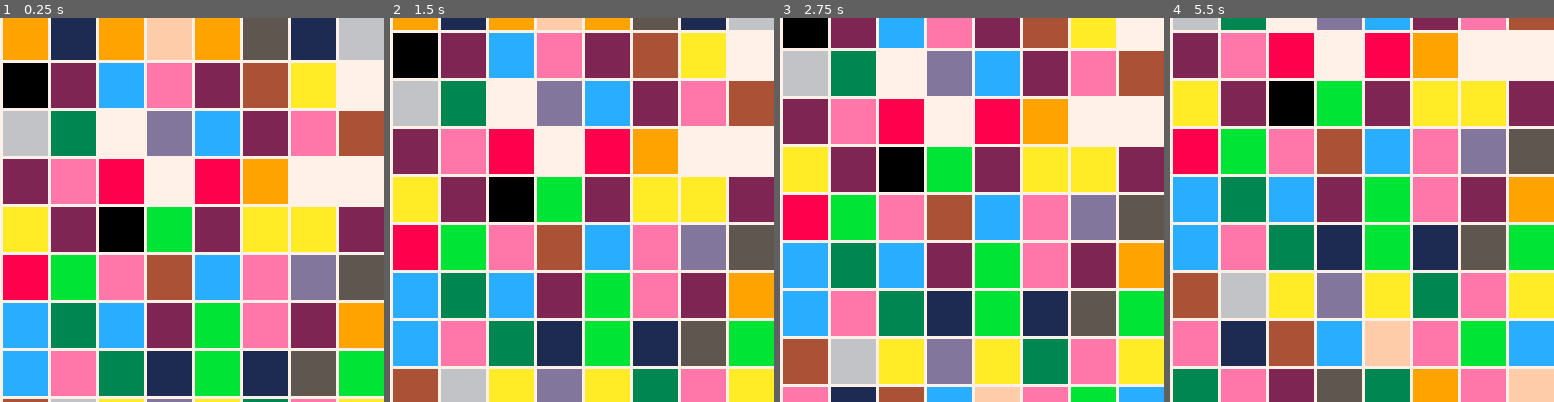
Above: before the commit, frames 1-4 (left to right).
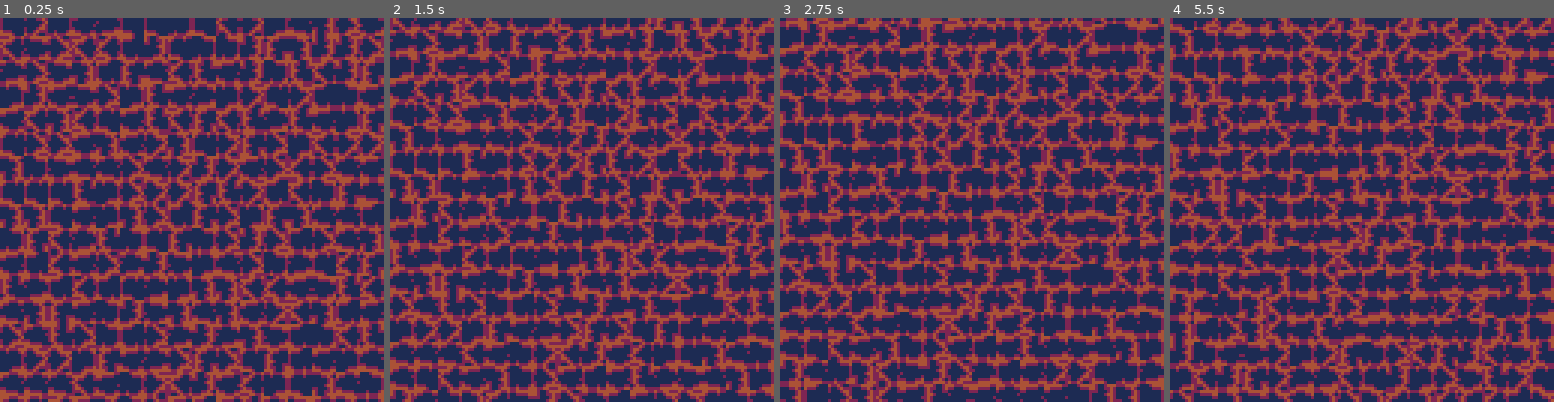
Above: after the commit, the same moments.

Repository: FreeCodeCampGuam/LavaFlow
Game: PICO-8 cartridge lavaflow.p8
The game is run twice, just before and just after one commit, with the same random seed, the same clock (stepped at 60 frames per second) and the same inputs.
Inputs:
- Up to frame 1 (0.25 s): no input
- Up to frame 2 (1.5 s): tap X (X key) at 0.33, 1.07 s; tap O (Z key) at 0.7 s
- Up to frame 3 (2.75 s): hold Right 1.6-2.1 s; tap O (Z key) at 1.7, 2.1, 2.5 s; tap X (X key) at 1.85 s; hold Up 2.15-2.42 s; hold Right from 2.47 s (still down)
- Up to frame 4 (5.5 s): tap O (Z key) every 0.4 s from 2.9 to 5.3 s; tap X (X key) at 2.97, 4.08, 5.2 s; release Right at 3.03 s; hold Left 3.08-3.58 s; hold Down 3.63-3.97 s; hold Right 4.02-4.68 s; hold Up 4.73-5.03 s; hold Left from 5.08 s (still down)

The runs differ from the first frame. In frame 1, 93% of the frame differs, in the area x 0-100%, y 0-100%; in frame 2, 94%; in frame 3, 94%; in frame 4, 94%.

Commit message:
[combined] split bg into more tiles

Diff:
--- a/lavaflow.p8
+++ b/lavaflow.p8
@@ -354,7 +352,40 @@
 function create_tile(col) --returns random color
  local tl = {}
   tl.col = col
+  -- tl.bg = {n=14,
+  --          fh=weighted_choice(.5),
+  --          fv=weighted_choice(.5)}
+  tl.bg = create_bg_tile()
  return tl
+end
+
+function create_bg_tile()
+ local bg = {}
+  choices = {14,15,30,31}
+  -- assumes large tile is square
+  for i=1,(tilew/8)*(tilew/8) do
+   ci = flr(rnd(#choices)+1)
+   c = choices[ci]
+   --del(choices, c)
+   add(bg,
+       {n=c,
+        fh=weighted_choice(.5),
+        fv=weighted_choice(.5)})
+  end
+ return bg
+end
+
+function draw_bg(x,y, bg)
+ nr = tilew/8
+ r = 0
+ c = 0
+ for tl in all(bg) do
+  spr(tl.n, c*8+x, r*8+y, 1,1, tl.fh, tl.fv)
+  if c == nr-1 then
+   r += 1
+  end
+  c = (c+1)%nr
+ end
 end
 
 function move_map()                 --moves the map and generates a new row
@@ -367,8 +398,13 @@
 function drawtile(c,r,tile)             --draws the tile
  x = tilew * (c-1)
  y = tileh * (r-1)
- rectfill(x,y,x+tilew,y+tileh,tile.col)
- rect(x,y,x+tilew,y+tileh,7)
+ --rectfill(x,y,x+tilew,y+tileh,tile.col)
+ --rect(x,y,x+tilew,y+tileh,7)
+ bg = tile.bg
+ -- spr(bg.n, x, y,
+ --     tilew/8, tileh/8,
+ --     bg.fh, bg.fv)
+ draw_bg(x,y,bg)
 end
 
 function createmap()          --creates rows
